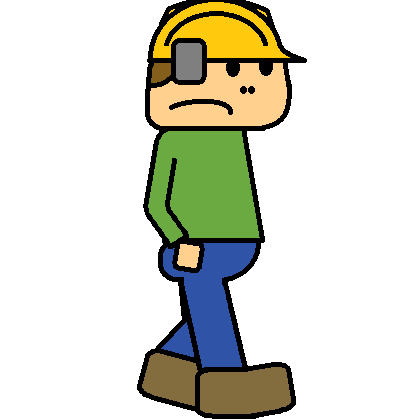
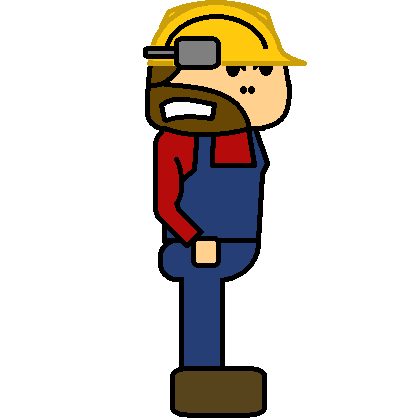
Layered file, before and after one edit (420px x 420px). Changes by layer:
added layer "Inklistrat lager" above "Helmet" over [143, 0, 307, 70]
hid "Helmet", painted on it over [143, 0, 307, 85]
renamed "Face 03" to "Face", painted on it over [159, 53, 273, 123]
added layer "Beard" above "Head" over [150, 82, 251, 137]
painted on "Head" over [151, 59, 184, 83]
showed "Arm 1", painted on it over [153, 129, 221, 268]
hid "Arm 4", painted on it over [143, 127, 205, 273]
painted on "Body" over [167, 126, 270, 243]
showed "Legs 1", painted on it over [158, 238, 267, 418]
hid "Legs 16", painted on it over [137, 238, 296, 419]
